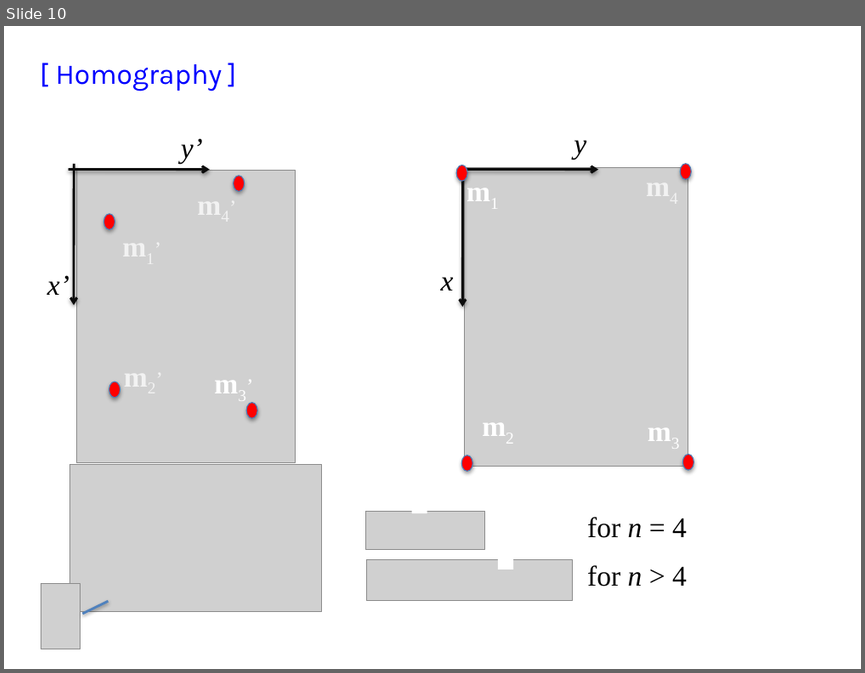
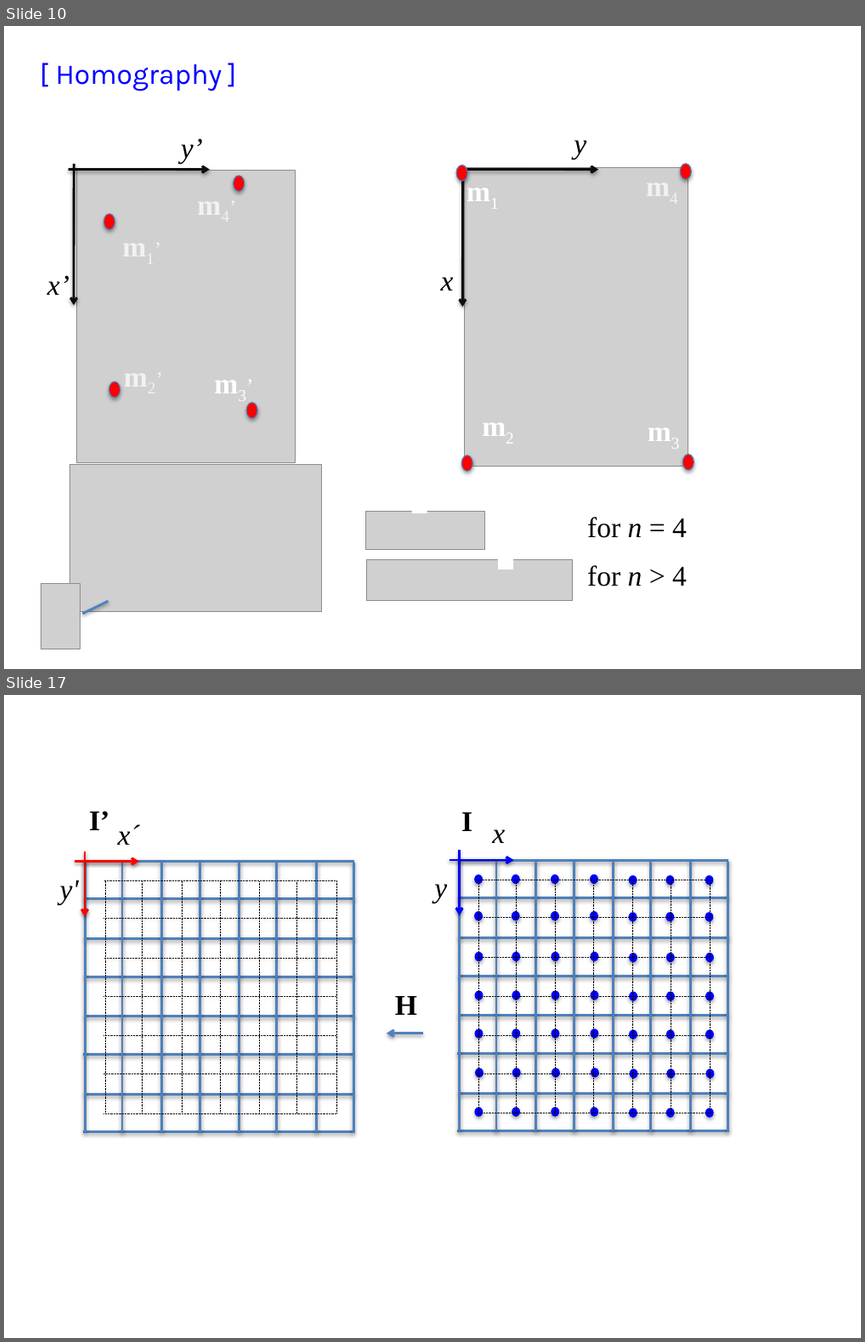
Before and after one commit to domingomery/vision, a slide deck: clases/Cap02_Geometria/presentaciones/CV02_Homography.pptx. Shown one above the other, each under a label of ours: slide 10 before the commit, slides 10 and 17 after it; the slides between them are not shown. The pictures are 865x673 and 865x1342 pixels, drawn with LibreOffice and Linux fonts; fonts in the diff are those of the drawing; grey boxes stand for pictures. Boxes give left, top, right and bottom in pixels: in the first picture for what was removed or moved away, otherwise in the second. Text is boxed around its words. In the diff, an @@ line names an element or a change of style, - is before the commit and + after.

```diff
--- a/clases/Cap02_Geometria/presentaciones/CV02_Homography.pptx
+++ b/clases/Cap02_Geometria/presentaciones/CV02_Homography.pptx
@@ slide 17 added at (x1=4, y1=695, x2=861, y2=1338), background #FFFFFF @@
@@ text added at (x1=89, y1=811, x2=109, y2=830), 24 pt, text #000000, bold @@
+I’
@@ text added at (x1=461, y1=812, x2=472, y2=831), 24 pt, text #000000, bold @@
+I
@@ group added at (x1=60, y1=824, x2=140, y2=916): 2 arrows, 2 texts @@
+y'
+x´
@@ group added at (x1=434, y1=829, x2=514, y2=915): 2 arrows, 2 texts @@
+y
+x
@@ group added at (x1=84, y1=862, x2=354, y2=1132): 16 lines @@
@@ group added at (x1=457, y1=861, x2=728, y2=1131): 16 lines @@
@@ group added at (x1=103, y1=880, x2=336, y2=1113): 14 lines @@
@@ group added at (x1=477, y1=880, x2=710, y2=1113): 14 lines @@
@@ text added at (x1=395, y1=996, x2=417, y2=1015), 24 pt, text #000000, bold @@
+H
@@ arrow added from (423, 1033) to (386, 1033), #4F81BD 2 pt @@
@@ group added at (x1=474, y1=874, x2=715, y2=1117): 49 ellipses @@
```
Also in this commit, not shown: 15 other slides added, 2 slides removed, 7 other files.
